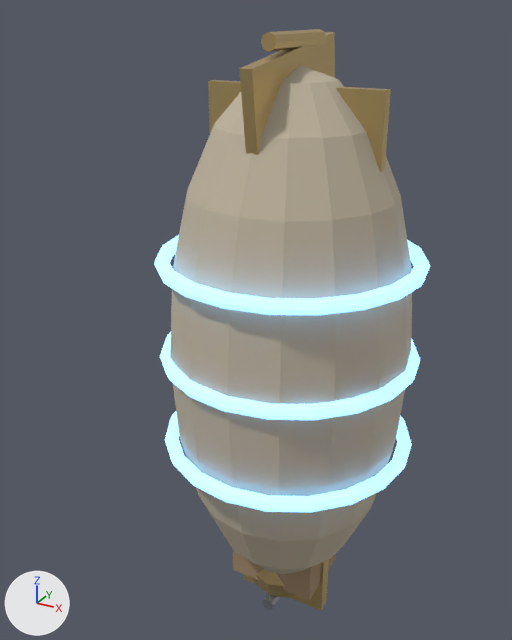
The Blender file blender/source/gearforge_airship.blend as it was, and as the next commit left it.
The view is the same before and after, from a 50 mm lens placed at (4.65, -9.6, 8.0), pointed at (-0.71, 0.15, 3.13). Arrows for +X, +Y and +Z are at lower left; the lights stay in place. The first picture is the older version.

Objects in the first picture: 'gearforge_airship_band_12', 'gearforge_airship_band_28', 'gearforge_airship_band_44', 'gearforge_airship_envelope', 'gearforge_airship_fin_h', 'gearforge_airship_fin_v', 'gearforge_airship_gondola', 'gearforge_airship_gondola_trim', 'gearforge_airship_nose', 'gearforge_airship_tail_spike' and 1 more.
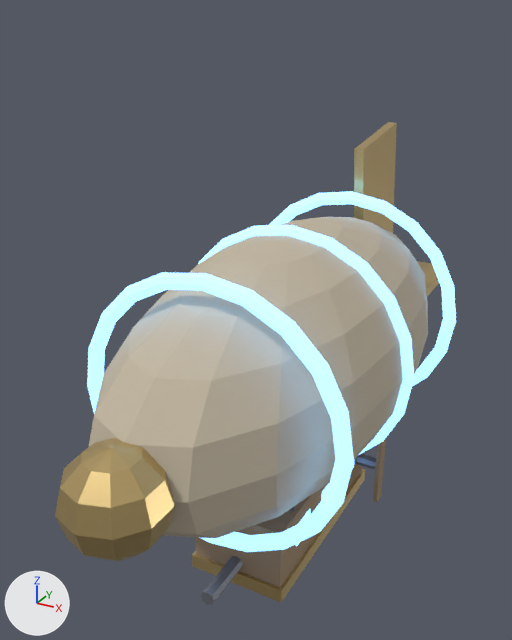
Changed parts and their boxes (x1, y1, x2, y2) in the pictures (512 x 640 px):
'gearforge_airship_envelope', rescaled (40% wider, 37% shorter): before (170, 65, 412, 574); after (89, 217, 428, 538)
'gearforge_airship_nose', moved: before (254, 569, 296, 598); after (55, 438, 174, 561)
'gearforge_airship_band_75', added: after (87, 272, 354, 552)
'gearforge_airship_fin_v', reshaped (55% narrower, 10% shorter): before (239, 32, 335, 156); after (354, 122, 397, 233)
'gearforge_airship_band_44', deleted: before (154, 235, 430, 315)
'gearforge_airship_band_12', deleted: before (165, 411, 412, 513)
'gearforge_airship_gondola', rescaled: before (233, 549, 336, 600); after (195, 458, 362, 588)
'gearforge_airship_band_28', deleted: before (160, 332, 420, 420)
'gearforge_airship_band_100', added: after (198, 225, 414, 455)
'gearforge_airship_band_125', added: after (269, 191, 456, 386)
'gearforge_airship_fin_h', moved, rescaled: before (208, 80, 391, 173); after (417, 261, 448, 296)
'gearforge_airship_gondola_trim', rescaled: before (243, 560, 329, 610); after (192, 469, 365, 603)
'gearforge_airship_tail_spike', moved (not visible afterwards): before (261, 29, 326, 52)
'gearforge_airship_prop_blade_10', added (beige): after (373, 438, 386, 503)
'gearforge_airship_prop_hub_10', added: after (355, 453, 376, 470)
'gearforge_airship_win_90', added (mostly hidden): after (296, 509, 311, 546)

What changed in the scene script:
```text
Change me_sphere:
    remove me_sphere.from_pydata(...)  # 146 vertices, 160 faces; spans x -2.0..2.0, y -2.0..2.0, z -1.7..7.3
    add me_sphere.from_pydata(...)  # 146 vertices, 160 faces; spans x -2.0..2.0, y -4.5..4.5, z 0.8..4.8
    me_sphere part 1: the whole mesh is scaled about its middle by (1, 2.25, 0.444)
Change me_cylinder:
    remove me_cylinder.from_pydata(...)  # 16 vertices, 10 faces; spans x -0.12..0.12, y -0.8..0.8, z 7.48..7.72
    add me_cylinder.from_pydata(...)  # 16 vertices, 10 faces; spans x -0.12..0.12, y 4.2..5.8, z 2.68..2.92
    me_cylinder part 2: the whole mesh is moved by (0.0, 5.0, -4.8)
Change me_cube:
    remove me_cube.from_pydata(...)  # 8 vertices, 6 faces; spans x -0.09..0.09, y -1.41..1.41, z 5.53..7.67
    add me_cube.from_pydata(...)  # 8 vertices, 6 faces; spans x -0.09..0.09, y 2.73..4.87, z 3.09..5.91
    me_cube part 3
    me_cube.vertices[0].co: (-0.09, -1.16, 5.53) -> (-0.09, 3.09, 3.09)
    me_cube.vertices[1].co: (-0.09, -1.41, 7.31) -> (-0.09, 2.73, 5.66)  # pixel (239, 68) -> pixel (354, 148)
    me_cube.vertices[2].co: (-0.09, 1.41, 5.89) -> (-0.09, 4.87, 3.34)
    me_cube.vertices[3].co: (-0.09, 1.16, 7.67) -> (-0.09, 4.51, 5.91)  # pixel (323, 31) -> pixel (388, 122)
    me_cube.vertices[4].co: (0.09, -1.16, 5.53) -> (0.09, 3.09, 3.09)
    me_cube.vertices[5].co: (0.09, -1.41, 7.31) -> (0.09, 2.73, 5.66)  # pixel (251, 68) -> pixel (363, 149)
    me_cube.vertices[6].co: (0.09, 1.41, 5.89) -> (0.09, 4.87, 3.34)
    me_cube.vertices[7].co: (0.09, 1.16, 7.67) -> (0.09, 4.51, 5.91)  # pixel (334, 32) -> pixel (396, 122)
Change me_cube_001:
    remove me_cube_001.from_pydata(...)  # 8 vertices, 6 faces; spans x -1.4..1.4, y -0.09..0.09, z 5.4..7.0
    add me_cube_001.from_pydata(...)  # 8 vertices, 6 faces; spans x -1.4..1.4, y 3.0..4.6, z 2.91..3.09
    me_cube_001 part 4: the whole mesh is scaled about its middle by (1, 8.89, 0.112), then moved by (0.0, 3.8, -3.2)
Change me_cube_002:
    remove me_cube_002.from_pydata(...)  # 8 vertices, 6 faces; spans x -0.8..0.8, y -0.6..0.6, z -1.8..1.8
    add me_cube_002.from_pydata(...)  # 8 vertices, 6 faces; spans x -0.8..0.8, y -1.8..1.8, z -0.6..0.6
    me_cube_002 part 5: the whole mesh is scaled about its middle by (1, 3, 0.333)
Change me_cube_003:
    remove me_cube_003.from_pydata(...)  # 8 vertices, 6 faces; spans x -0.85..0.85, y -0.12..0.12, z -2.45..1.25
    add me_cube_003.from_pydata(...)  # 8 vertices, 6 faces; spans x -0.85..0.85, y -1.85..1.85, z -0.73..-0.48
    me_cube_003 part 6: the whole mesh is scaled about its middle by (1, 14.8, 0.0676)
Change ob_gearforge_airship_nose:
    ob_gearforge_airship_nose.location: (0.0, 0.0, -1.7) -> (0.0, -4.5, 2.8)
Remove ob_gearforge_airship_band_12:
    ob_gearforge_airship_band_12 = bpy.data.objects.new('gearforge_airship_band_12', me_torus)
Remove ob_gearforge_airship_band_28:
    ob_gearforge_airship_band_28 = bpy.data.objects.new('gearforge_airship_band_28', me_torus_001)
Remove ob_gearforge_airship_band_44:
    ob_gearforge_airship_band_44 = bpy.data.objects.new('gearforge_airship_band_44', me_torus_002)
Add ob_gearforge_airship_prop_blade_10:
    ob_gearforge_airship_prop_blade_10 = bpy.data.objects.new('gearforge_airship_prop_blade_10', me_cube_009_1)  # a box spanning x 1.21..1.29, y 1.38..1.62, z -0.8..0.8; in mat_gearforge_airship_wood_mat (beige #a2896c)
    ob_gearforge_airship_prop_blade_10.location = (0.0, 0.0, 0.0)
Add ob_gearforge_airship_prop_hub_10:
    ob_gearforge_airship_prop_hub_10 = bpy.data.objects.new('gearforge_airship_prop_hub_10', me_cylinder_007_1)  # an 8-sided cylinder along x spanning x 0.8..1.2, y 1.38..1.62, z -0.12..0.12; in mat_gearforge_airship_iron_mat (grey #868993)
    ob_gearforge_airship_prop_hub_10.location = (0.0, 0.0, 0.0)
Add ob_gearforge_airship_win_90:
    ob_gearforge_airship_win_90 = bpy.data.objects.new('gearforge_airship_win_90', me_cube_004_1)  # a box spanning x -0.82..0.82, y -1.25..-0.75, z -0.05..0.35; in mat_gearforge_airship_glow_mat (blue #7cbcff, glowing blue #7cbcff)
    ob_gearforge_airship_win_90.location = (0.0, 0.0, 0.0)
Add ob_gearforge_airship_band_125:
    ob_gearforge_airship_band_125 = bpy.data.objects.new('gearforge_airship_band_125', me_torus_002_1)  # a torus around y (ring radius 2.02, tube radius 0.12) spanning x -2.14..2.14, y 2.38..2.62, z 0.66..4.94; in mat_gearforge_airship_glow_mat (blue #7cbcff, glowing blue #7cbcff)
    ob_gearforge_airship_band_125.location = (0.0, 0.0, 0.0)
Add ob_gearforge_airship_band_100:
    ob_gearforge_airship_band_100 = bpy.data.objects.new('gearforge_airship_band_100', me_torus_001_1)  # a torus around y (ring radius 2.02, tube radius 0.12) spanning x -2.14..2.14, y -0.12..0.12, z 0.66..4.94; in mat_gearforge_airship_glow_mat (blue #7cbcff, glowing blue #7cbcff)
    ob_gearforge_airship_band_100.location = (0.0, 0.0, 0.0)
Add ob_gearforge_airship_band_75:
    ob_gearforge_airship_band_75 = bpy.data.objects.new('gearforge_airship_band_75', me_torus_1)  # a torus around y (ring radius 2.02, tube radius 0.12) spanning x -2.14..2.14, y -2.62..-2.38, z 0.66..4.94; in mat_gearforge_airship_glow_mat (blue #7cbcff, glowing blue #7cbcff)
    ob_gearforge_airship_band_75.location = (0.0, 0.0, 0.0)
```
